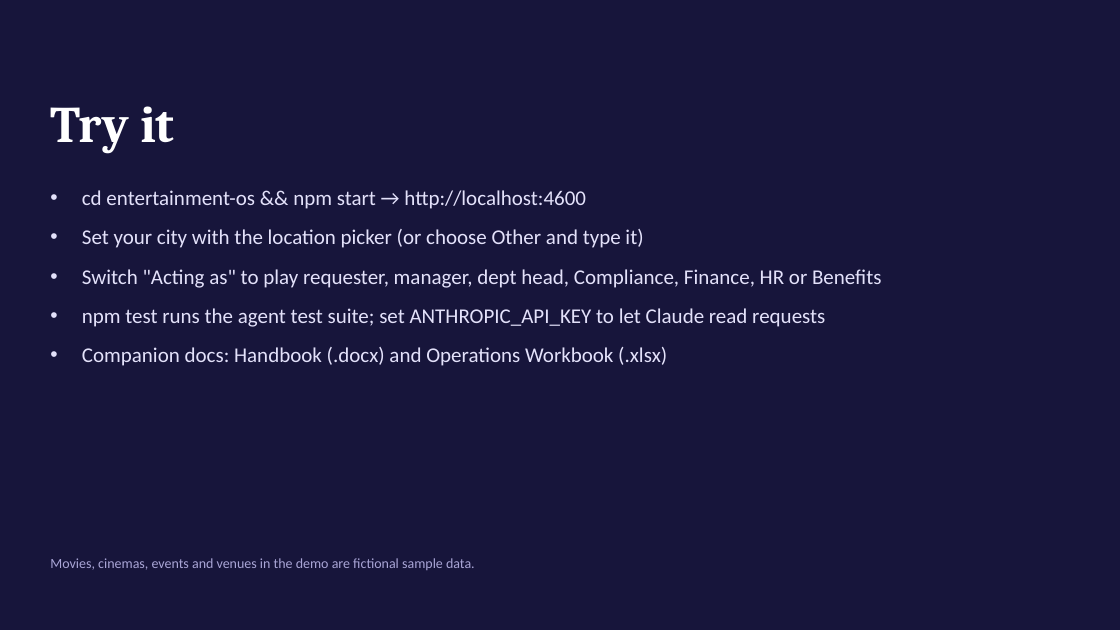
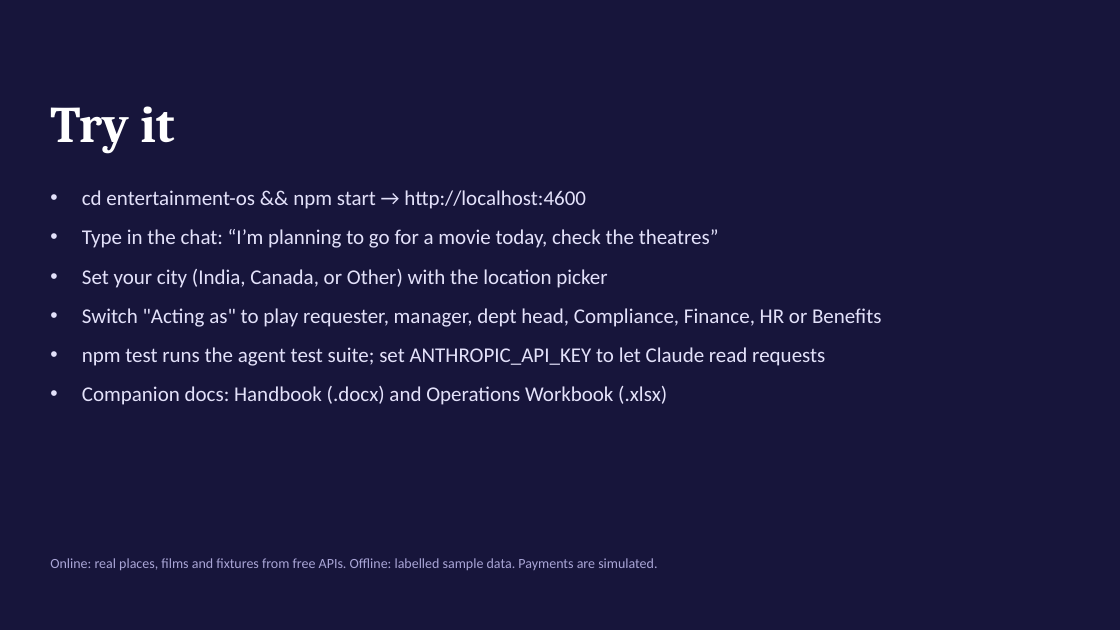
Before and after one commit to madhukambampati/API, a slide deck: slide 14 of entertainment-os/docs/Entertainment-OS-Overview.pptx (slide 13 before the commit). Drawn at 1120x630 pixels with LibreOffice and Linux fonts; fonts in the diff are those of the drawing. Boxes give left, top, right and bottom in pixels: in the first picture for what was removed or moved away, otherwise in the second. Text is boxed around its words. In the diff, an @@ line names an element or a change of style, - is before the commit and + after.

```diff
--- a/entertainment-os/docs/Entertainment-OS-Overview.pptx
+++ b/entertainment-os/docs/Entertainment-OS-Overview.pptx
@@ text at box(82, 229, 719, 288): text changed @@
-• Set your city with the location picker (or choose Other and type it)
+• Type in the chat: “I’m planning to go for a movie today, check the theatres”
+• Set your city (India, Canada, or Other) with the location picker
@@ text at box(50, 558, 657, 570): text changed @@
-Movies, cinemas, events and venues in the demo are fictional sample data.
+Online: real places, films and fixtures from free APIs. Offline: labelled sample data. Payments are simulated.
```
Also in this commit, not shown: 2 other slides changed, 1 slide added, 21 other files.
